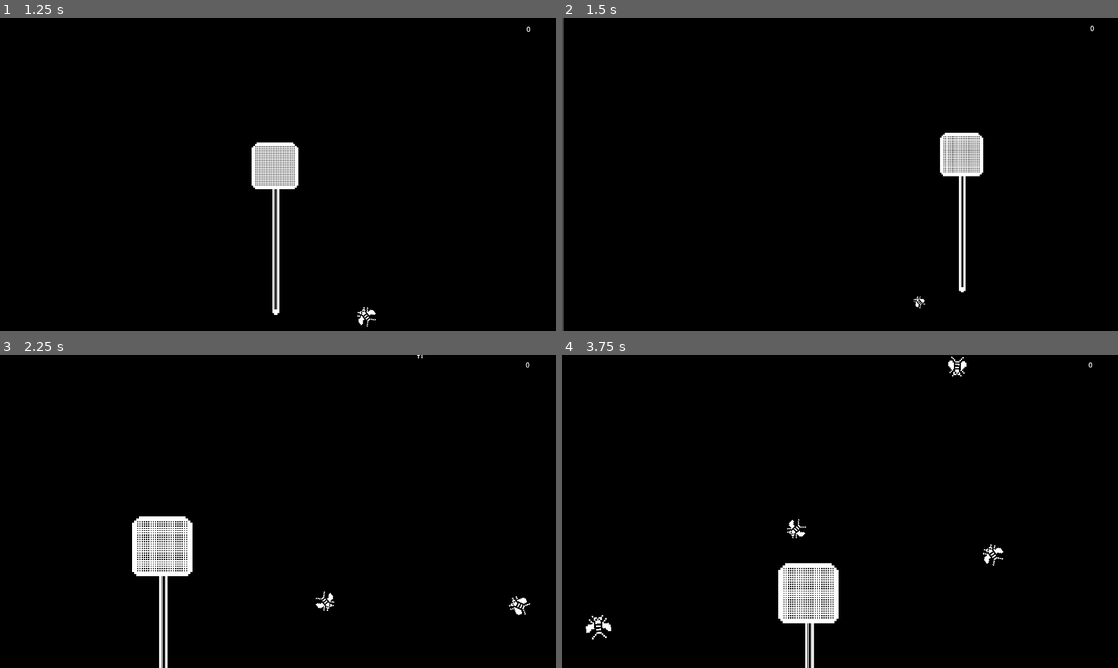
Above: before the commit, frames 1-4 (two rows, left to right).
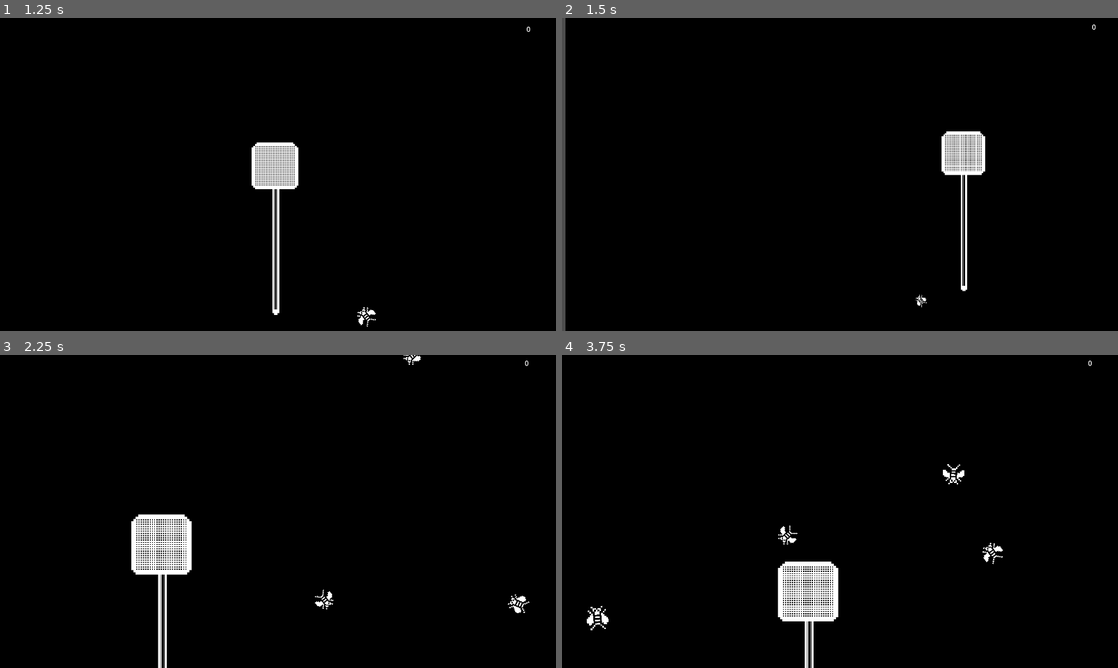
Above: after the commit, the same moments.

Repository: markusweiss/godot-template
Game: Godot game, scene res://start.tscn
The game is run twice, just before and just after one commit, with the same random seed, the same clock (stepped at 60 frames per second) and the same inputs. The project has no main scene, so this scene is started directly.
Inputs (mouse positions are in pixels of both pictures, inside the frame that each line leads up to):
- Up to frame 1 (1.25 s): click "Start Game" at 0.5 s
- Up to frame 2 (1.5 s): move the mouse to (962, 158) at 1.27 s; hold Right (move_right) from 1.28 s (still down); click (962, 158) at 1.42 s
- Up to frame 3 (2.25 s): release Right (move_right) at 2 s; drag from (166, 527) to (333, 611) at 2.02 s
- Up to frame 4 (3.75 s): move the mouse to (895, 442) at 2.77 s; hold Right (move_right) 2.78-3.5 s; drag from (812, 574) to (1006, 574) at 3.52 s

Frame 1 is identical in both runs. In frame 2, 1.5% of the frame differs, in the area x 0-96%, y 0-100%; in frame 3, 1.9%; in frame 4, 2.0%, in the area x 4-96%, y 0-100%.

Commit message:
remove shadow stuff change some audio

Diff:
--- a/autoloads/audio_manager.gd
+++ b/autoloads/audio_manager.gd
@@ -1,98 +1,62 @@
 # AudioManager.gd
 extends AudioStreamPlayer2D
 
-# Aktuelle Musik
+var pause_node: Node
+var original_volume_db: float
 var current_stream: AudioStream = null
-var original_volume_db: float
+var lowpass_filter: AudioEffectLowPassFilter = null
 
+# Standard-Bus für Musik
+const MUSIC_BUS := "Music"
 
 func _ready():
 	process_mode = Node.PROCESS_MODE_ALWAYS
-	if AudioManager:
-		self.connect("pause_toggled", Callable(AudioManager, "_on_pause_toggled"))
+	self.bus = MUSIC_BUS  # sicherstellen, dass die Musik auf dem richtigen Bus spielt
+	original_volume_db = volume_db
 
-func play_music(stream: AudioStream):
-	if current_stream == stream and playing:
-		return # schon die richtige Musik, nichts tun
-	current_stream = stream
-	self.stream = stream
+
+func play_music(audio_stream: AudioStream):
+	if current_stream == audio_stream and playing:
+		return
+	current_stream = audio_stream
+	self.stream = audio_stream
 	play()
 
 func stop_music():
 	stop()
 
+
 func set_pitch(pitch: float):
 	self.pitch_scale = pitch
 
-func set_volume(volume_linear: float):
-	var bus_index = AudioServer.get_bus_index("Music")
+
+func set_volume(volume: float, bus_name: String = MUSIC_BUS):
+	var bus_index = AudioServer.get_bus_index(bus_name)
 	if bus_index != -1:
-		AudioServer.set_bus_volume_db(bus_index, linear_to_db(volume_linear))
+		AudioServer.set_bus_volume_db(bus_index, linear_to_db(volume))
 	else:
-		push_error("Audio-Bus 'Music' nicht gefunden!")
+		push_error("Audio-Bus '%s' nicht gefunden!" % bus_name)
 
 
 func set_muffled(enabled: bool):
-	var bus_index = AudioServer.get_bus_index("Music")
+	var bus_index = AudioServer.get_bus_index(MUSIC_BUS)
 	if bus_index == -1:
 		push_error("Audio-Bus 'Music' nicht gefunden!")
 		return
 
-	# Wenn kein Filter existiert, einen hinzufügen
-	var filter = AudioEffectLowPassFilter.new()
-	filter.cutoff_hz = 800.0 if enabled else 22000.0
-	AudioServer.add_bus_effect(bus_index, filter, 0)
-	print("filter", filter)
+	# Filter einmal erstellen, dann nur Parameter ändern
+	if lowpass_filter == null:
+		lowpass_filter = AudioEffectLowPassFilter.new()
+		AudioServer.add_bus_effect(bus_index, lowpass_filter, 0)
 
-func set_spectrum_analyser(enabled: bool):
-	var bus_index = AudioServer.get_bus_index("Music")
-	if bus_index == -1:
-		push_error("Audio-Bus 'Music' nicht gefunden!")
-		return
+	lowpass_filter.cutoff_hz = 400.0 if enabled else 22000.0
+	print("Muffled: ", enabled, "Cutoff: ", lowpass_filter.cutoff_hz)
 
-	if enabled:
-		# Prüfen, ob Analyzer schon existiert
-		for i in range(AudioServer.get_bus_effect_count(bus_index)):
-			var effect = AudioServer.get_bus_effect(bus_index, i)
-			if effect is AudioEffectSpectrumAnalyzer:
-				print("Spectrum Analyzer bereits vorhanden.")
-				return
 
-		# Neuen Analyzer hinzufügen
-		var analyzer = AudioEffectSpectrumAnalyzer.new()
-		analyzer.buffer_length = 1024
-		analyzer.tap_back_pos = 0.1
-		AudioServer.add_bus_effect(bus_index, analyzer, 0)
-		print("Spectrum Analyzer aktiviert.")
+func on_pause_toggled(paused: bool):
+	if paused:
+		set_volume(0.7, MUSIC_BUS)  # Musik leiser
+		set_muffled(true)           # muffled
 	else:
-		# Entfernen, wenn vorhanden
-		for i in range(AudioServer.get_bus_effect_count(bus_index)):
-			var effect = AudioServer.get_bus_effect(bus_index, i)
-			if effect is AudioEffectSpectrumAnalyzer:
-				AudioServer.remove_bus_effect(bus_index, i)
-				print("Spectrum Analyzer deaktiviert.")
-				return
-
-func get_bass_magnitude() -> float:
-	var bus_index = AudioServer.get_bus_index("Music")
-	if bus_index == -1:
-		return 0.0
-
-	for i in range(AudioServer.get_bus_effect_count(bus_index)):
-		var effect = AudioServer.get_bus_effect(bus_index, i)
-		if effect is AudioEffectSpectrumAnalyzer:
-			var instance = AudioServer.get_bus_effect_instance(bus_index, i)
-			if instance:
-				var result: Vector2 = instance.get_magnitude_for_frequency_range(20, 250, 1)
-				# result.x ist die Magnitude in dB → Umwandeln in linearen Wert
-				var magnitude_linear = db_to_linear(result.x)
-				return magnitude_linear
-	return 0.0
-
-func _on_pause_toggled(paused: bool):
-	if paused:
-		volume_db = original_volume_db - 10  # Lautstärke absenken
-		print("Pause aktiviert:", volume_db)
-	else:
-		volume_db = original_volume_db
-		print("Pause deaktiviert:", volume_db)
+		set_volume(1.0, MUSIC_BUS)  # Musik zurück auf normal
+		set_muffled(false)
--- a/default_bus_layout.tres
+++ b/default_bus_layout.tres
@@ -1,7 +1,13 @@
-[gd_resource type="AudioBusLayout" load_steps=2 format=3 uid="uid://foxf25uttuf3"]
+[gd_resource type="AudioBusLayout" load_steps=4 format=3 uid="uid://foxf25uttuf3"]
 
 [sub_resource type="AudioEffectSpectrumAnalyzer" id="AudioEffectSpectrumAnalyzer_g28q7"]
 resource_name = "SpectrumAnalyzer"
+
+[sub_resource type="AudioEffectSpectrumAnalyzer" id="AudioEffectSpectrumAnalyzer_j3pel"]
+resource_name = "SpectrumAnalyzer"
+
+[sub_resource type="AudioEffectEQ21" id="AudioEffectEQ21_j3pel"]
+resource_name = "EQ21"
 
 [resource]
 bus/0/volume_db = 0.0694828
@@ -13,6 +19,10 @@
 bus/1/bypass_fx = false
 bus/1/volume_db = -0.030508
 bus/1/send = &"Master"
+bus/1/effect/0/effect = SubResource("AudioEffectSpectrumAnalyzer_j3pel")
+bus/1/effect/0/enabled = true
+bus/1/effect/1/effect = SubResource("AudioEffectEQ21_j3pel")
+bus/1/effect/1/enabled = true
 bus/2/name = &"SFX"
 bus/2/solo = false
 bus/2/mute = false
--- a/features/UI/main_menu/main_menu.gd
+++ b/features/UI/main_menu/main_menu.gd
@@ -5,7 +5,7 @@
 func _ready():
 	var menu_music = preload("res://features/UI/main_menu/assets/sounds/templateloop.mp3")
 	AudioManager.play_music(menu_music)
-	AudioManager.set_muffled(true)
+	AudioManager.set_muffled(false)
 	menu_music.loop = true
 
 	%Version.text = " Template Version: " + str(Globals.VERSION)
--- a/features/UI/pause.gd
+++ b/features/UI/pause.gd
@@ -8,15 +8,17 @@
 
 func _ready():
 	process_mode = Node.PROCESS_MODE_ALWAYS
-	connect("pause_toggled", Callable(AudioManager, "_on_pause_toggled"))
+	connect("pause_toggled", Callable(AudioManager, "on_pause_toggled"))
 	pause_label.visible = false
 
 func _unhandled_input(event: InputEvent) -> void:
 	if event.is_action_pressed("pause"):
-		var paused = !get_tree().paused
-		get_tree().paused = paused
-		pause_label.visible = paused
+		toggle_pause()
 
-		is_paused = !is_paused
-		print("Pause", is_paused)
-		emit_signal("pause_toggled", is_paused)
+func toggle_pause():
+	is_paused = !is_paused
+	get_tree().paused = is_paused
+	pause_label.visible = is_paused
+
+	emit_signal("pause_toggled", is_paused)
+	print("Pause:", is_paused)
--- a/features/levels/camera_2d.gd
+++ b/features/levels/camera_2d.gd
@@ -8,18 +8,19 @@
 func shake():
 	_shake_timer = shake_duration
 
+
 func _process(delta):
 	if _shake_timer > 0:
 		_shake_timer -= delta
-		var offset = Vector2(
+		var shake_offset = Vector2(
 			randf_range(-1, 1),
 			randf_range(-1, 1)
 		) * shake_strength
 
-		if offset.length() > shake_strength:
-			offset = offset.normalized() * shake_strength
+		if shake_offset.length() > shake_strength:
+			shake_offset = shake_offset.normalized() * shake_strength
 
-		offset = offset.round()  # Für sauberen Pixellook
-		position = offset
+		shake_offset = shake_offset.round()  # Für sauberen Pixellook
+		position = shake_offset
 	else:
 		position = Vector2.ZERO
--- a/features/levels/test_fly_game.gd
+++ b/features/levels/test_fly_game.gd
@@ -18,7 +18,7 @@
 	# Spawn-Timer verbinden
 	var timer = $Panel/SpawnFlyTimer
 	if timer:
-		timer.timeout.connect(Callable(self, "_spawn_fliege"))
+		timer.timeout.connect(Callable(self, "spawn_fliege"))
 		timer.start(randf_range(min_spawn_time, max_spawn_time))
 
 	# Beat-Periode berechnen
@@ -29,6 +29,7 @@
 		AudioManager.stop_music()
 		var beat_stream = preload("res://features/UI/main_menu/assets/sounds/beattest2.mp3")
 		AudioManager.play_music(beat_stream)
+		AudioManager.set_muffled(false)
 		beat_stream.loop = true
 		#AudioManager.set_spectrum_analyser(true)
 
@@ -39,9 +40,9 @@
 	# Puls-Simulation mit Sinuskurve (0..1)
 	var pulse_strength = sin(beat_timer / beat_period * TAU) * 0.5 + 0.5
 
-	_update_fliegen_scale(pulse_strength)
+	update_fliegen_scale(pulse_strength)
 
-func _update_fliegen_scale(strength: float):
+func update_fliegen_scale(strength: float):
 	for fliege in get_tree().get_nodes_in_group("fliegen"):
 		if fliege not in fliegen_original_scale:
 			fliegen_original_scale[fliege] = fliege.scale
@@ -53,22 +54,30 @@
 		fliege.scale = fliege.scale.lerp(original_scale * scale_factor, 0.2)
 
 
-
-func _spawn_fliege():
+func spawn_fliege():
 	var fliege = fliege_scene.instantiate()
 	fliege.input_pickable = true
 	add_child(fliege)
+
+	# Originalscale direkt speichern
+	fliegen_original_scale[fliege] = fliege.scale
+
+	fliege.add_to_group("fliegen")
+
+	# FlyCount-Logik
 	var test = $Panel/FlyCount.text.to_int()
+	if test > 0 and randf_range(1,10) > 6:
+		$Panel/FlyCount.text = str(test - 1)
 
-	# Testing around Sound Pitch
-	if test > 1 and randf_range(1,10) > 6:
-		$Panel/FlyCount.text = str(test - 1)
+	# TODO: Testing around Sound Pitch and muffeld Effect
 	if test >= 3 and test <= 5:
+		AudioManager.set_muffled(true)
 		AudioManager.set_pitch(1.1)
 	elif test > 5:
+		AudioManager.set_muffled(false)
 		AudioManager.set_pitch(1.2)
-	else:
+	elif test == 1:
+		AudioManager.set_muffled(false)
 		AudioManager.set_pitch(1.0)
 
-	fliege.add_to_group("fliegen")
 	$Panel/SpawnFlyTimer.start(randf_range(min_spawn_time, max_spawn_time))
--- a/features/levels/test_fly_game.tscn
+++ b/features/levels/test_fly_game.tscn
@@ -55,5 +55,6 @@
 [node name="Camera2D" type="Camera2D" parent="."]
 anchor_mode = 0
 script = ExtResource("7_68erv")
+shake_strength = 20
 
 [node name="Pause" parent="." instance=ExtResource("2_pgi5k")]
